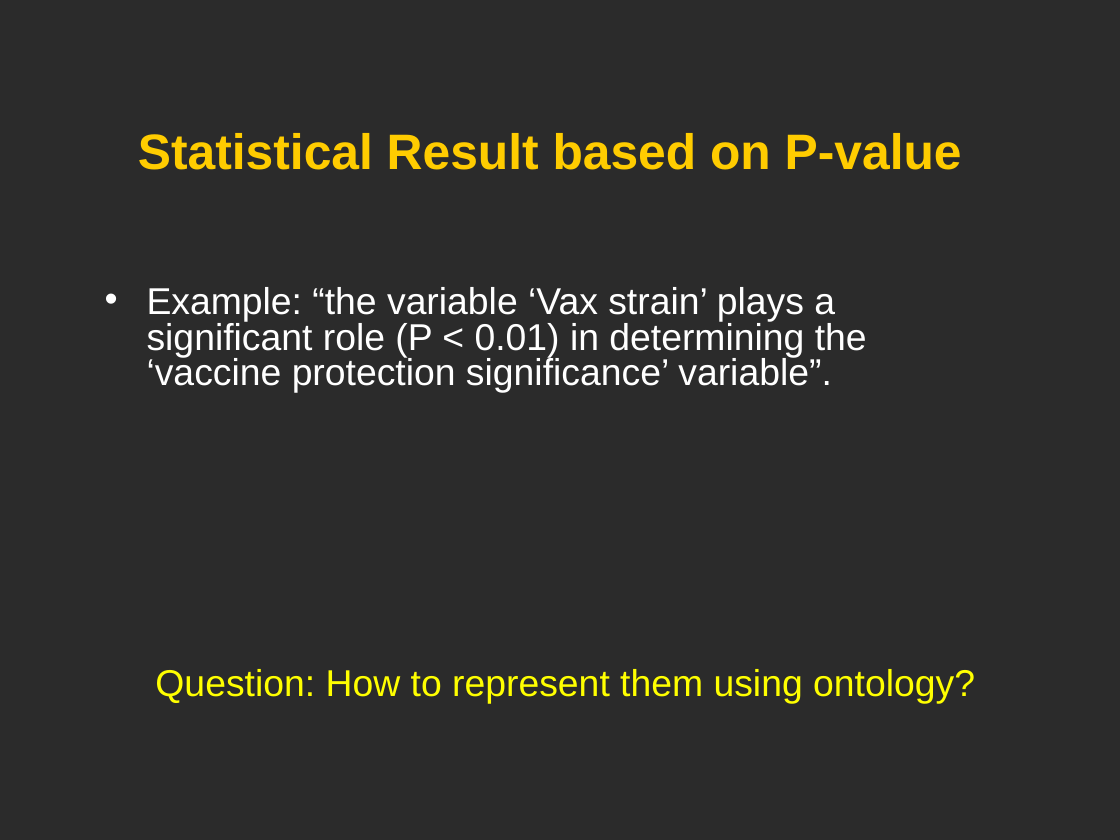
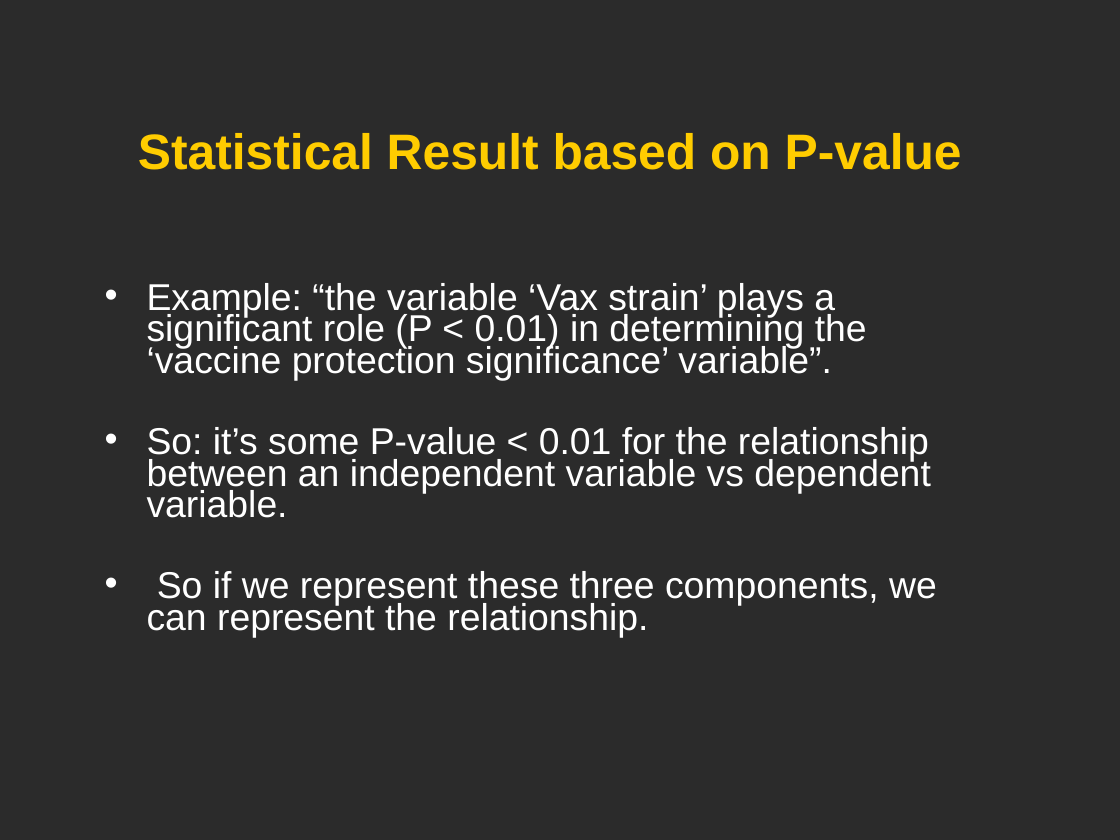
Before and after one commit to obi-ontology/obi-legacy-svn, a slide deck: slide 24 of trunk/docs/developer/use cases/Vaccine_usercase_Vancouver2010.ppt. Drawn at 1120x840 pixels with LibreOffice and Linux fonts; fonts in the diff are those of the drawing; background and template pictures are left out; a plain dark background stands for a picture behind light text. Boxes give left, top, right and bottom in pixels: in the first picture for what was removed or moved away, otherwise in the second. Text is boxed around its words. In the diff, an @@ line names an element or a change of style, - is before the commit and + after.

```diff
--- a/trunk/docs/developer/use cases/Vaccine_usercase_Vancouver2010.ppt
+++ b/trunk/docs/developer/use cases/Vaccine_usercase_Vancouver2010.ppt
@@ text at bbox=[147, 283, 867, 381]: line spacing 0.8 to 0.7 @@
@@ text at bbox=[147, 427, 937, 637]: paragraphs added @@
+• So: it’s some P-value < 0.01 for the relationship between an independent variable vs dependent variable.
+• So if we represent these three components, we can represent the relationship.
@@ text removed at bbox=[155, 669, 975, 704] @@
-Question: How to represent them using ontology?
```
Also in this commit, not shown: 8 other slides changed.
